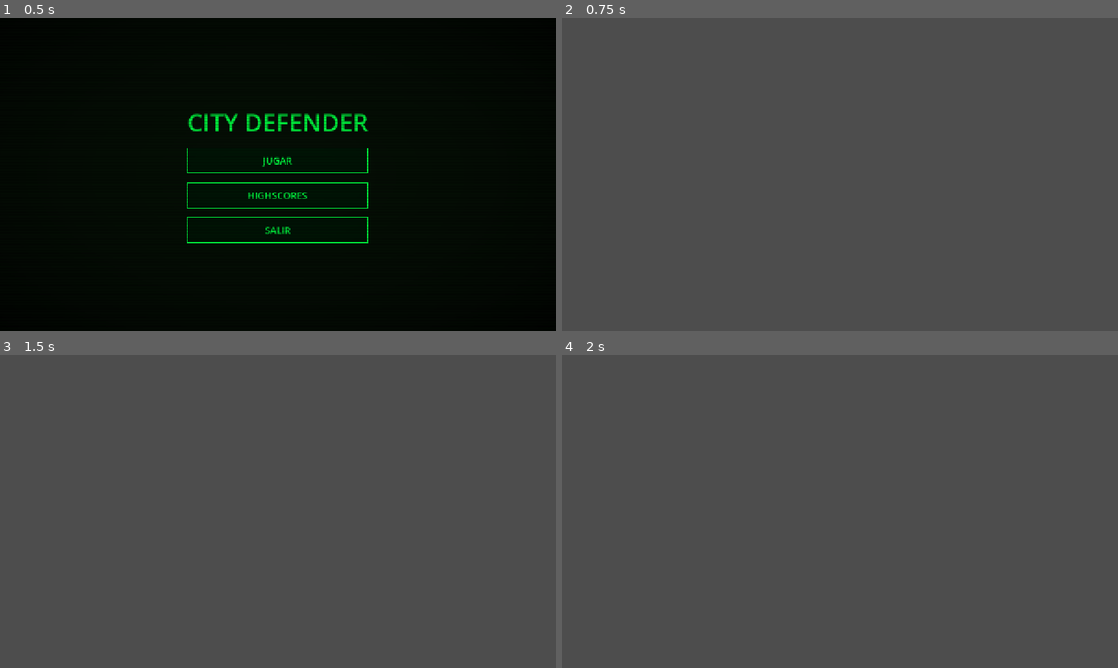
Above: before the commit, frames 1-4 (two rows, left to right).
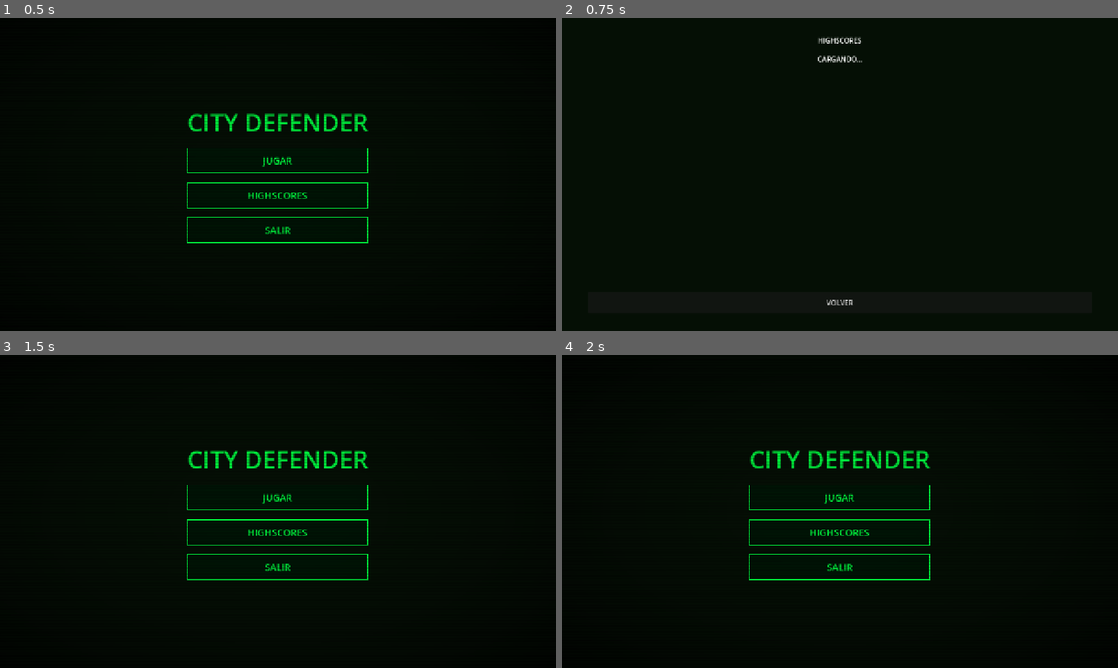
Above: after the commit, the same moments.

Repository: vpedrosa/programacion-dispositivos-moviles
Game: Godot game, scene res://scenes/screens/main_menu/main_menu.tscn
The game is run twice, just before and just after one commit, with the same random seed, the same clock (stepped at 60 frames per second) and the same inputs.
Inputs (mouse positions are in pixels of both pictures, inside the frame that each line leads up to):
- Up to frame 1 (0.5 s): no input
- Up to frame 2 (0.75 s): click "HIGHSCORES" at 0.5 s
- Up to frame 3 (1.5 s): click (278, 639) at 1.25 s, where only the run after the commit has a clickable "VOLVER"
- Up to frame 4 (2 s): no input

Frame 1 is identical in both runs. In frame 2, 100% of the frame differs, in the area x 0-100%, y 0-100%; in frame 3, 100%; in frame 4, 100%.
Error after the commit: Invalid assignment of property or key 'visible' with value of type 'bool' on a base object of type 'null instance'. (res://scenes/screens/highscores/highscores…

Commit message:
feat #161 #162 #163 #164 #165 #166 #167 #168 #169 #170 #171 #172 #173 #177 #178 #179: HUD, Game Over, Highscores, tienda y misiles
- HUD completo: puntuación, dinero, barra de cooldown, botones EMP/tienda y 4 barras de salud por ciudad
- Pantalla Game Over con puntuación final, entrada de nombre para top 10 y botones reintentar/menú
- Pantalla Highscores con tabla scrollable, indicador de carga y botón volver
- Tienda de power-ups con 7 opciones, precios y botones con estado según dinero disponible
- Escenas y scripts de misil rápido (#161) y misil pesado (#162) con super._ready()
- DifficultyManager, sistema de puntuación y dinero ya integrados en el spawner
- FalloutStyle extendido con soporte para ProgressBar (relleno verde fosforito)
- game.tscn actualizado: HUD, Shop instanciados; spawner usa escenas fast/heavy reales

Diff:
--- a/city-defender/game/city-defender/autoloads/fallout_style.gd
+++ b/city-defender/game/city-defender/autoloads/fallout_style.gd
@@ -32,6 +32,8 @@
 		_style_label(node)
 	elif node is LineEdit:
 		_style_line_edit(node)
+	elif node is ProgressBar:
+		_style_progress_bar(node)
 	for child in node.get_children():
 		_style_node(child)
 
@@ -93,6 +95,18 @@
 	le.add_theme_stylebox_override("normal", normal)
 
 
+func _style_progress_bar(bar: ProgressBar) -> void:
+	var fill := StyleBoxFlat.new()
+	fill.bg_color = PHOSPHOR
+	bar.add_theme_stylebox_override("fill", fill)
+	var bg := StyleBoxFlat.new()
+	bg.bg_color = Color(0.0, 0.15, 0.04, 1)
+	bg.border_color = PHOSPHOR_DIM
+	bg.set_border_width_all(1)
+	bar.add_theme_stylebox_override("background", bg)
+	bar.add_theme_color_override("font_color", PHOSPHOR)
+
+
 func _add_scanline_overlay(parent: Control) -> void:
 	var layer := CanvasLayer.new()
 	layer.layer = 10
--- a/city-defender/game/city-defender/scenes/entities/missiles/enemy_missile_fast.gd
+++ b/city-defender/game/city-defender/scenes/entities/missiles/enemy_missile_fast.gd
@@ -3,6 +3,7 @@
 
 
 func _ready() -> void:
+	super._ready()
 	speed = 300.0
 	score_value = 200
 	money_value = 20
--- /dev/null
+++ b/city-defender/game/city-defender/scenes/entities/missiles/enemy_missile_fast.tscn
@@ -0,0 +1,14 @@
+[gd_scene load_steps=3 format=3]
+
+[ext_resource type="Script" path="res://scenes/entities/missiles/enemy_missile_fast.gd" id="1_fast"]
+[ext_resource type="Texture2D" path="res://assets/sprites/missiles/enemy_normal.png" id="2_sprite"]
+
+[node name="EnemyMissileFast" type="Area2D"]
+script = ExtResource("1_fast")
+
+[node name="CollisionShape2D" type="CollisionShape2D" parent="."]
+
+[node name="Visual" type="Sprite2D" parent="."]
+modulate = Color(0.6, 1.0, 0.3, 1)
+scale = Vector2(0.8, 0.8)
+texture = ExtResource("2_sprite")
--- a/city-defender/game/city-defender/scenes/entities/missiles/enemy_missile_heavy.gd
+++ b/city-defender/game/city-defender/scenes/entities/missiles/enemy_missile_heavy.gd
@@ -3,6 +3,7 @@
 
 
 func _ready() -> void:
+	super._ready()
 	speed = 100.0
 	score_value = 400
 	money_value = 40
--- /dev/null
+++ b/city-defender/game/city-defender/scenes/entities/missiles/enemy_missile_heavy.tscn
@@ -0,0 +1,14 @@
+[gd_scene load_steps=3 format=3]
+
+[ext_resource type="Script" path="res://scenes/entities/missiles/enemy_missile_heavy.gd" id="1_heavy"]
+[ext_resource type="Texture2D" path="res://assets/sprites/missiles/enemy_normal.png" id="2_sprite"]
+
+[node name="EnemyMissileHeavy" type="Area2D"]
+script = ExtResource("1_heavy")
+
+[node name="CollisionShape2D" type="CollisionShape2D" parent="."]
+
+[node name="Visual" type="Sprite2D" parent="."]
+modulate = Color(1.0, 0.3, 0.1, 1)
+scale = Vector2(1.4, 1.4)
+texture = ExtResource("2_sprite")
--- a/city-defender/game/city-defender/scenes/screens/game/game.gd
+++ b/city-defender/game/city-defender/scenes/screens/game/game.gd
@@ -18,6 +18,7 @@
 	if hud:
 		hud.shop_requested.connect(_on_shop_requested)
 		hud.emp_activated.connect(_on_emp_activated)
+		_connect_city_health_to_hud()
 	if shop:
 		shop.closed.connect(_on_shop_closed)
 		shop.powerup_purchased.connect(_on_powerup_purchased)
@@ -38,6 +39,14 @@
 
 func get_cities() -> Array:
 	return _cities
+
+
+func _connect_city_health_to_hud() -> void:
+	for city in _cities:
+		var c := city as City
+		c.health_changed.connect(
+			func(h: int, m: int) -> void: hud.update_city_health(c.city_index, h, m)
+		)
 
 
 func _on_game_over() -> void:
--- a/city-defender/game/city-defender/scenes/screens/game/game.tscn
+++ b/city-defender/game/city-defender/scenes/screens/game/game.tscn
@@ -7,6 +7,10 @@
 [ext_resource type="PackedScene" path="res://scenes/entities/defense_base/defense_base.tscn" id="5_base_scene"]
 [ext_resource type="PackedScene" path="res://scenes/entities/city/city.tscn" id="6_city_scene"]
 [ext_resource type="PackedScene" path="res://scenes/entities/missiles/enemy_missile.tscn" id="7_enemy_missile"]
+[ext_resource type="PackedScene" path="res://scenes/entities/missiles/enemy_missile_fast.tscn" id="8_fast_missile"]
+[ext_resource type="PackedScene" path="res://scenes/entities/missiles/enemy_missile_heavy.tscn" id="9_heavy_missile"]
+[ext_resource type="PackedScene" path="res://scenes/ui/hud/hud.tscn" id="10_hud"]
+[ext_resource type="PackedScene" path="res://scenes/ui/shop/shop.tscn" id="11_shop"]
 
 [node name="root" type="Node2D"]
 script = ExtResource("1_game")
@@ -21,8 +25,8 @@
 [node name="MissileSpawner" type="Node" parent="."]
 script = ExtResource("3_spawner")
 normal_missile_scene = ExtResource("7_enemy_missile")
-fast_missile_scene = ExtResource("7_enemy_missile")
-heavy_missile_scene = ExtResource("7_enemy_missile")
+fast_missile_scene = ExtResource("8_fast_missile")
+heavy_missile_scene = ExtResource("9_heavy_missile")
 
 [node name="PowerupManager" type="Node" parent="."]
 script = ExtResource("4_powerup")
@@ -45,3 +49,7 @@
 [node name="City4" parent="." instance=ExtResource("6_city_scene")]
 position = Vector2(1100, 680)
 city_index = 3
+
+[node name="HUD" parent="." instance=ExtResource("10_hud")]
+
+[node name="Shop" parent="." instance=ExtResource("11_shop")]
--- a/city-defender/game/city-defender/scenes/screens/game_over/game_over.tscn
+++ b/city-defender/game/city-defender/scenes/screens/game_over/game_over.tscn
@@ -1,5 +1,78 @@
-[gd_scene format=3]
+[gd_scene load_steps=2 format=3]
 
-[node name="root" type="Control" unique_id=1944177332]
+[ext_resource type="Script" path="res://scenes/screens/game_over/game_over.gd" id="1_go"]
+
+[node name="GameOver" type="Control"]
 layout_mode = 3
-anchors_preset = 0
+anchors_preset = 15
+anchor_right = 1.0
+anchor_bottom = 1.0
+grow_horizontal = 2
+grow_vertical = 2
+script = ExtResource("1_go")
+
+[node name="Background" type="ColorRect" parent="."]
+layout_mode = 1
+anchors_preset = 15
+anchor_right = 1.0
+anchor_bottom = 1.0
+grow_horizontal = 2
+grow_vertical = 2
+color = Color(0.02, 0.06, 0.02, 1)
+
+[node name="CenterContainer" type="CenterContainer" parent="."]
+layout_mode = 1
+anchors_preset = 15
+anchor_right = 1.0
+anchor_bottom = 1.0
+grow_horizontal = 2
+grow_vertical = 2
+
+[node name="VBox" type="VBoxContainer" parent="CenterContainer"]
+layout_mode = 2
+theme_override_constants/separation = 24
+custom_minimum_size = Vector2(400, 0)
+
+[node name="TitleLabel" type="Label" parent="CenterContainer/VBox"]
+layout_mode = 2
+text = "GAME OVER"
+horizontal_alignment = 1
+
+[node name="ScoreLabel" type="Label" parent="CenterContainer/VBox"]
+layout_mode = 2
+text = "0"
+horizontal_alignment = 1
+
+[node name="NameContainer" type="VBoxContainer" parent="CenterContainer/VBox"]
+layout_mode = 2
+theme_override_constants/separation = 12
+visible = false
+
+[node name="PromptLabel" type="Label" parent="CenterContainer/VBox/NameContainer"]
+layout_mode = 2
+text = "TOP 10 - ESCRIBE TU NOMBRE"
+horizontal_alignment = 1
+
+[node name="NameInput" type="LineEdit" parent="CenterContainer/VBox/NameContainer"]
+layout_mode = 2
+placeholder_text = "AAA"
+max_length = 12
+
+[node name="SubmitButton" type="Button" parent="CenterContainer/VBox/NameContainer"]
+layout_mode = 2
+custom_minimum_size = Vector2(0, 50)
+text = "ENVIAR"
+
+[node name="RetryButton" type="Button" parent="CenterContainer/VBox"]
+layout_mode = 2
+custom_minimum_size = Vector2(0, 50)
+text = "REINTENTAR"
+
+[node name="MenuButton" type="Button" parent="CenterContainer/VBox"]
+layout_mode = 2
+custom_minimum_size = Vector2(0, 50)
+text = "MENU"
+
+[connection signal="pressed" from="CenterContainer/VBox/NameContainer/SubmitButton" to="." method="_on_submit_pressed"]
+[connection signal="pressed" from="CenterContainer/VBox/RetryButton" to="." method="_on_retry_pressed"]
+[connection signal="pressed" from="CenterContainer/VBox/MenuButton" to="." method="_on_menu_pressed"]
--- a/city-defender/game/city-defender/scenes/screens/highscores/highscores.tscn
+++ b/city-defender/game/city-defender/scenes/screens/highscores/highscores.tscn
@@ -1,5 +1,69 @@
-[gd_scene format=3]
+[gd_scene load_steps=2 format=3]
 
-[node name="root" type="Control" unique_id=1584607077]
+[ext_resource type="Script" path="res://scenes/screens/highscores/highscores.gd" id="1_hs"]
+
+[node name="Highscores" type="Control"]
 layout_mode = 3
-anchors_preset = 0
+anchors_preset = 15
+anchor_right = 1.0
+anchor_bottom = 1.0
+grow_horizontal = 2
+grow_vertical = 2
+script = ExtResource("1_hs")
+
+[node name="Background" type="ColorRect" parent="."]
+layout_mode = 1
+anchors_preset = 15
+anchor_right = 1.0
+anchor_bottom = 1.0
+grow_horizontal = 2
+grow_vertical = 2
+color = Color(0.02, 0.06, 0.02, 1)
+
+[node name="MarginContainer" type="MarginContainer" parent="."]
+layout_mode = 1
+anchors_preset = 15
+anchor_right = 1.0
+anchor_bottom = 1.0
+grow_horizontal = 2
+grow_vertical = 2
+theme_override_constants/margin_left = 60
+theme_override_constants/margin_top = 40
+theme_override_constants/margin_right = 60
+theme_override_constants/margin_bottom = 40
+
+[node name="VBox" type="VBoxContainer" parent="MarginContainer"]
+layout_mode = 2
+theme_override_constants/separation = 20
+
+[node name="TitleLabel" type="Label" parent="MarginContainer/VBox"]
+layout_mode = 2
+text = "HIGHSCORES"
+horizontal_alignment = 1
+
+[node name="LoadingLabel" type="Label" parent="MarginContainer/VBox"]
+layout_mode = 2
+text = "CARGANDO..."
+horizontal_alignment = 1
+
+[node name="ErrorLabel" type="Label" parent="MarginContainer/VBox"]
+layout_mode = 2
+text = "SIN PUNTUACIONES REGISTRADAS"
+horizontal_alignment = 1
+visible = false
+
+[node name="ScrollContainer" type="ScrollContainer" parent="MarginContainer/VBox"]
+layout_mode = 2
+size_flags_vertical = 3
+
+[node name="ScoresContainer" type="VBoxContainer" parent="MarginContainer/VBox/ScrollContainer"]
+layout_mode = 2
+size_flags_horizontal = 3
+theme_override_constants/separation = 8
+
+[node name="BackButton" type="Button" parent="MarginContainer/VBox"]
+layout_mode = 2
+custom_minimum_size = Vector2(0, 50)
+text = "VOLVER"
+
+[connection signal="pressed" from="MarginContainer/VBox/BackButton" to="." method="_on_back_pressed"]
--- a/city-defender/game/city-defender/scenes/ui/hud/hud.gd
+++ b/city-defender/game/city-defender/scenes/ui/hud/hud.gd
@@ -14,6 +14,11 @@
 	GameState.score_changed.connect(_on_score_changed)
 	GameState.money_changed.connect(_on_money_changed)
 	emp_button.visible = false
+	city_bars = []
+	for bar in $CityBarsContainer.get_children():
+		if bar is ProgressBar:
+			city_bars.append(bar)
+	FalloutStyle.style_subtree(self)
 
 
 func _on_score_changed(new_score: int) -> void:
--- a/city-defender/game/city-defender/scenes/ui/hud/hud.tscn
+++ b/city-defender/game/city-defender/scenes/ui/hud/hud.tscn
@@ -1,3 +1,86 @@
-[gd_scene format=3]
+[gd_scene load_steps=2 format=3]
 
-[node name="root" type="CanvasLayer" unique_id=880398142]
+[ext_resource type="Script" path="res://scenes/ui/hud/hud.gd" id="1_hud"]
+
+[node name="HUD" type="CanvasLayer"]
+layer = 5
+process_mode = 3
+script = ExtResource("1_hud")
+
+[node name="MarginContainer" type="MarginContainer" parent="."]
+layout_mode = 3
+anchor_right = 1.0
+offset_bottom = 52
+theme_override_constants/margin_left = 8
+theme_override_constants/margin_top = 6
+theme_override_constants/margin_right = 8
+theme_override_constants/margin_bottom = 6
+
+[node name="HBox" type="HBoxContainer" parent="MarginContainer"]
+layout_mode = 2
+theme_override_constants/separation = 12
+
+[node name="ScoreLabel" type="Label" parent="MarginContainer/HBox"]
+layout_mode = 2
+size_flags_horizontal = 3
+text = "PUNTOS: 0"
+
+[node name="CooldownBar" type="ProgressBar" parent="MarginContainer/HBox"]
+layout_mode = 2
+custom_minimum_size = Vector2(100, 20)
+size_flags_vertical = 4
+max_value = 100.0
+value = 100.0
+show_percentage = false
+
+[node name="MoneyLabel" type="Label" parent="MarginContainer/HBox"]
+layout_mode = 2
+text = "$0"
+
+[node name="EMPButton" type="Button" parent="MarginContainer/HBox"]
+layout_mode = 2
+visible = false
+text = "EMP"
+
+[node name="ShopButton" type="Button" parent="MarginContainer/HBox"]
+layout_mode = 2
+text = "TIENDA"
+
+[node name="CityBarsContainer" type="HBoxContainer" parent="."]
+layout_mode = 3
+anchor_top = 1.0
+anchor_right = 1.0
+anchor_bottom = 1.0
+offset_top = -22
+theme_override_constants/separation = 4
+
+[node name="CityBar0" type="ProgressBar" parent="CityBarsContainer"]
+layout_mode = 2
+size_flags_horizontal = 3
+max_value = 100.0
+value = 100.0
+show_percentage = false
+
+[node name="CityBar1" type="ProgressBar" parent="CityBarsContainer"]
+layout_mode = 2
+size_flags_horizontal = 3
+max_value = 100.0
+value = 100.0
+show_percentage = false
+
+[node name="CityBar2" type="ProgressBar" parent="CityBarsContainer"]
+layout_mode = 2
+size_flags_horizontal = 3
+max_value = 100.0
+value = 100.0
+show_percentage = false
+
+[node name="CityBar3" type="ProgressBar" parent="CityBarsContainer"]
+layout_mode = 2
+size_flags_horizontal = 3
+max_value = 100.0
+value = 100.0
+show_percentage = false
+
+[connection signal="pressed" from="MarginContainer/HBox/ShopButton" to="." method="_on_shop_button_pressed"]
+[connection signal="pressed" from="MarginContainer/HBox/EMPButton" to="." method="_on_emp_button_pressed"]
--- a/city-defender/game/city-defender/scenes/ui/shop/shop.gd
+++ b/city-defender/game/city-defender/scenes/ui/shop/shop.gd
@@ -4,16 +4,64 @@
 signal powerup_purchased(powerup_id: String)
 
 const POWERUPS: Dictionary = {
-	"repair_city":   {"name": "Reparar ciudad",     "cost": 200, "desc": "Restaura vida a una ciudad dañada"},
-	"rebuild_city":  {"name": "Reconstruir ciudad", "cost": 500, "desc": "Revive una ciudad destruida con HP mínimo"},
-	"shield":        {"name": "Escudo temporal",    "cost": 300, "desc": "Escudo en todas las ciudades (absorbe 1 impacto)"},
-	"radius_plus":   {"name": "Radio de explosión+","cost": 250, "desc": "Aumenta permanentemente el radio de explosión"},
-	"double_shot":   {"name": "Disparo doble",      "cost": 350, "desc": "2 misiles por toque durante 15s"},
-	"emp":           {"name": "Bomba EMP",          "cost": 600, "desc": "Destruye todos los misiles en pantalla"},
-	"cooldown_plus": {"name": "Cadencia+",          "cost": 250, "desc": "Reduce permanentemente el cooldown de disparo"},
+	"repair_city":   {"name": "Reparar ciudad",      "cost": 200, "desc": "Restaura vida a una ciudad danada"},
+	"rebuild_city":  {"name": "Reconstruir ciudad",  "cost": 500, "desc": "Revive una ciudad destruida con HP minimo"},
+	"shield":        {"name": "Escudo temporal",     "cost": 300, "desc": "Escudo en todas las ciudades (absorbe 1 impacto)"},
+	"radius_plus":   {"name": "Radio explosion+",   "cost": 250, "desc": "Aumenta permanentemente el radio de explosion"},
+	"double_shot":   {"name": "Disparo doble",       "cost": 350, "desc": "2 misiles por toque durante 15s"},
+	"emp":           {"name": "Bomba EMP",           "cost": 600, "desc": "Destruye todos los misiles en pantalla"},
+	"cooldown_plus": {"name": "Cadencia+",           "cost": 250, "desc": "Reduce permanentemente el cooldown de disparo"},
 }
 
+@onready var money_label: Label = $Panel/VBox/MoneyLabel
+@onready var powerups_container: VBoxContainer = $Panel/VBox/PowerupsContainer
+
 var _cities: Array = []
+var _buy_buttons: Dictionary = {}
+
+
+func _ready() -> void:
+	visible = false
+	_build_powerups()
+	GameState.money_changed.connect(_on_money_changed)
+
+
+func _build_powerups() -> void:
+	for powerup_id in POWERUPS.keys():
+		var data: Dictionary = POWERUPS[powerup_id]
+
+		var row := HBoxContainer.new()
+		row.theme_override_constants/separation = 12
+
+		var info_box := VBoxContainer.new()
+		info_box.size_flags_horizontal = Control.SIZE_EXPAND_FILL
+
+		var name_label := Label.new()
+		name_label.text = data["name"]
+
+		var desc_label := Label.new()
+		desc_label.text = data["desc"]
+
+		var right_box := VBoxContainer.new()
+		right_box.custom_minimum_size = Vector2(120, 0)
+
+		var price_label := Label.new()
+		price_label.text = "$" + str(data["cost"])
+		price_label.horizontal_alignment = HORIZONTAL_ALIGNMENT_CENTER
+
+		var buy_btn := Button.new()
+		buy_btn.text = "COMPRAR"
+		buy_btn.pressed.connect(_on_buy_pressed.bind(powerup_id))
+		_buy_buttons[powerup_id] = buy_btn
+
+		info_box.add_child(name_label)
+		info_box.add_child(desc_label)
+		right_box.add_child(price_label)
+		right_box.add_child(buy_btn)
+		row.add_child(info_box)
+		row.add_child(right_box)
+		powerups_container.add_child(row)
+		FalloutStyle.style_subtree(row)
 
 
 func open(cities: Array) -> void:
@@ -30,8 +78,15 @@
 
 
 func _refresh_buttons() -> void:
-	# TODO: update button states based on GameState.money and city states
-	pass
+	money_label.text = "$" + str(GameState.money)
+	for powerup_id in _buy_buttons.keys():
+		var btn: Button = _buy_buttons[powerup_id]
+		btn.disabled = GameState.money < POWERUPS[powerup_id]["cost"]
+
+
+func _on_money_changed(_new_money: int) -> void:
+	if visible:
+		_refresh_buttons()
 
 
 func _on_buy_pressed(powerup_id: String) -> void:
--- a/city-defender/game/city-defender/scenes/ui/shop/shop.tscn
+++ b/city-defender/game/city-defender/scenes/ui/shop/shop.tscn
@@ -1,3 +1,49 @@
-[gd_scene format=3]
+[gd_scene load_steps=2 format=3]
 
-[node name="root" type="CanvasLayer" unique_id=1577111003]
+[ext_resource type="Script" path="res://scenes/ui/shop/shop.gd" id="1_shop"]
+
+[node name="Shop" type="CanvasLayer"]
+layer = 10
+process_mode = 3
+script = ExtResource("1_shop")
+
+[node name="Panel" type="Panel" parent="."]
+layout_mode = 3
+anchors_preset = 15
+anchor_right = 1.0
+anchor_bottom = 1.0
+grow_horizontal = 2
+grow_vertical = 2
+modulate = Color(0, 0.9, 0.25, 1)
+
+[node name="VBox" type="VBoxContainer" parent="Panel"]
+layout_mode = 3
+anchor_right = 1.0
+anchor_bottom = 1.0
+offset_left = 60
+offset_top = 30
+offset_right = -60
+offset_bottom = -30
+theme_override_constants/separation = 16
+
+[node name="TitleLabel" type="Label" parent="Panel/VBox"]
+layout_mode = 2
+text = "TIENDA"
+horizontal_alignment = 1
+
+[node name="MoneyLabel" type="Label" parent="Panel/VBox"]
+layout_mode = 2
+text = "$0"
+horizontal_alignment = 1
+
+[node name="PowerupsContainer" type="VBoxContainer" parent="Panel/VBox"]
+layout_mode = 2
+size_flags_vertical = 3
+theme_override_constants/separation = 10
+
+[node name="CloseButton" type="Button" parent="Panel/VBox"]
+layout_mode = 2
+custom_minimum_size = Vector2(0, 48)
+text = "CERRAR"
+
+[connection signal="pressed" from="Panel/VBox/CloseButton" to="." method="_on_close_button_pressed"]
Not shown: 1 places in city-defender/game/city-defender/scenes/screens/game/game.tscn that only renumber resources
